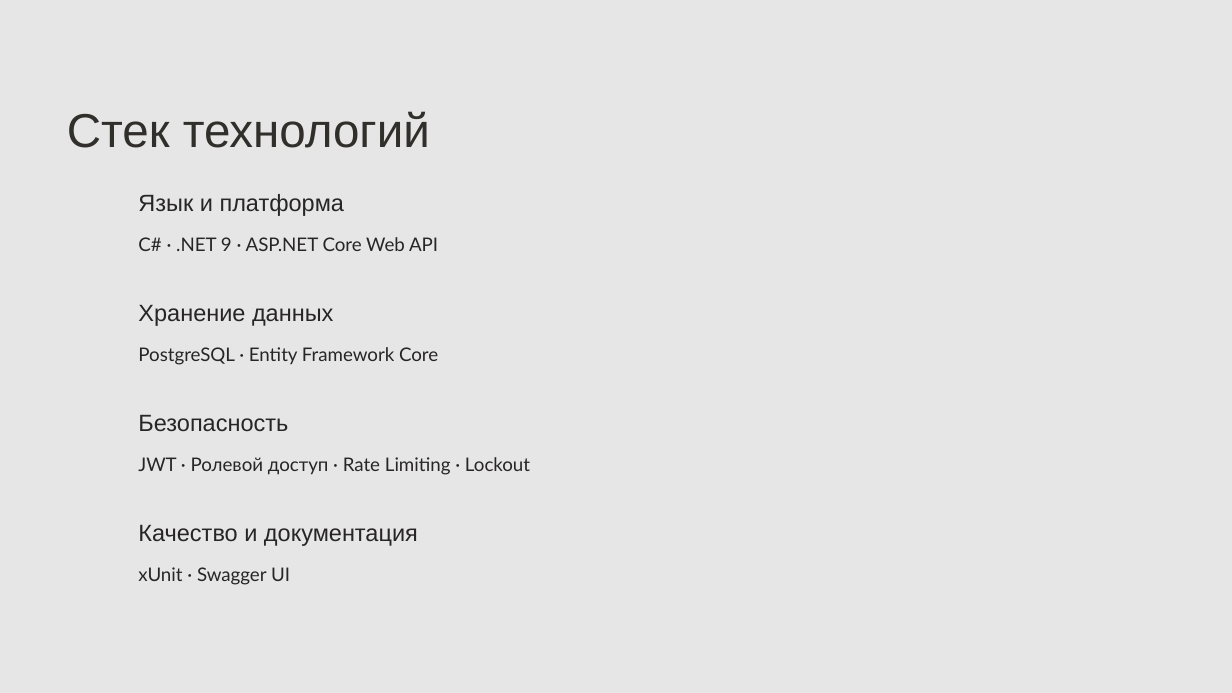
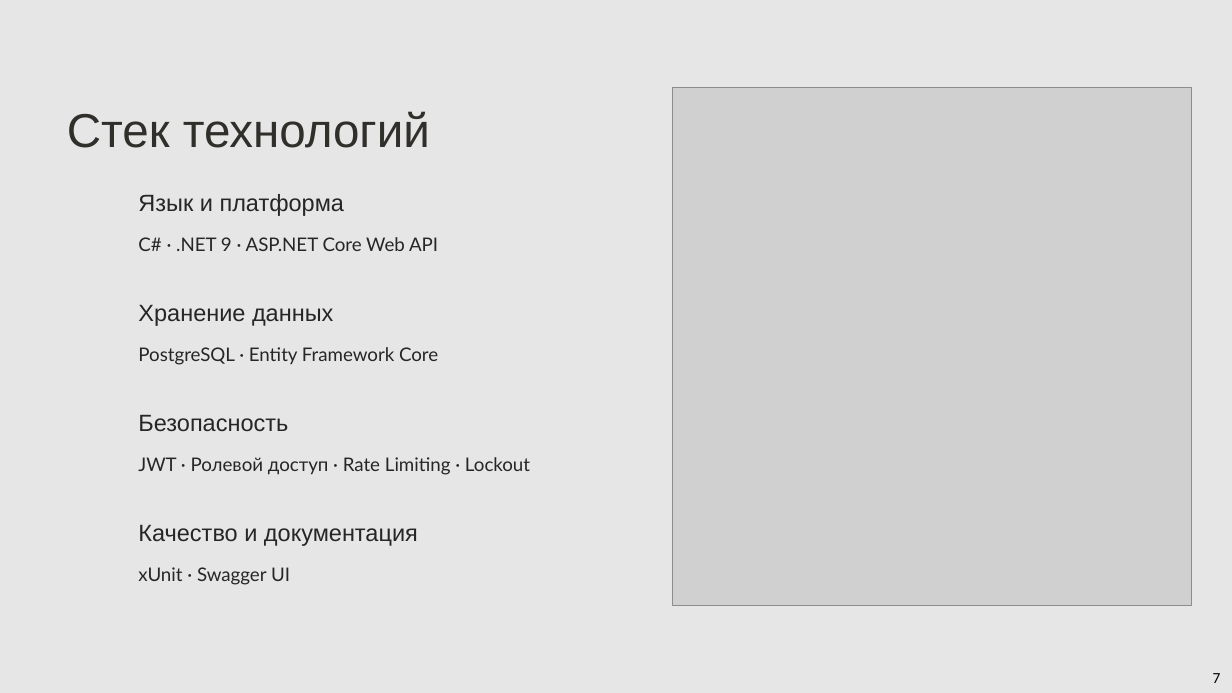
Before and after one commit to KockAnigilator/smart-content-recommender, a slide deck: slide 8 of docs/Презентация.pptx (slide 7 before the commit). Drawn at 1232x693 pixels with LibreOffice and Linux fonts; fonts in the diff are those of the drawing; grey boxes stand for pictures; background and template pictures are left out. Boxes give left, top, right and bottom in pixels: in the first picture for what was removed or moved away, otherwise in the second. Text is boxed around its words. In the diff, an @@ line names an element or a change of style, - is before the commit and + after.

```diff
--- a/docs/Презентация.pptx
+++ b/docs/Презентация.pptx
@@ picture added at [673, 87, 1191, 606] @@
@@ text added at [1213, 673, 1221, 683], 18 pt, text #000000 @@
+7
```
Also in this commit, not shown: 10 other slides changed, 10 slides added, 1 slide removed, 9 other files.
